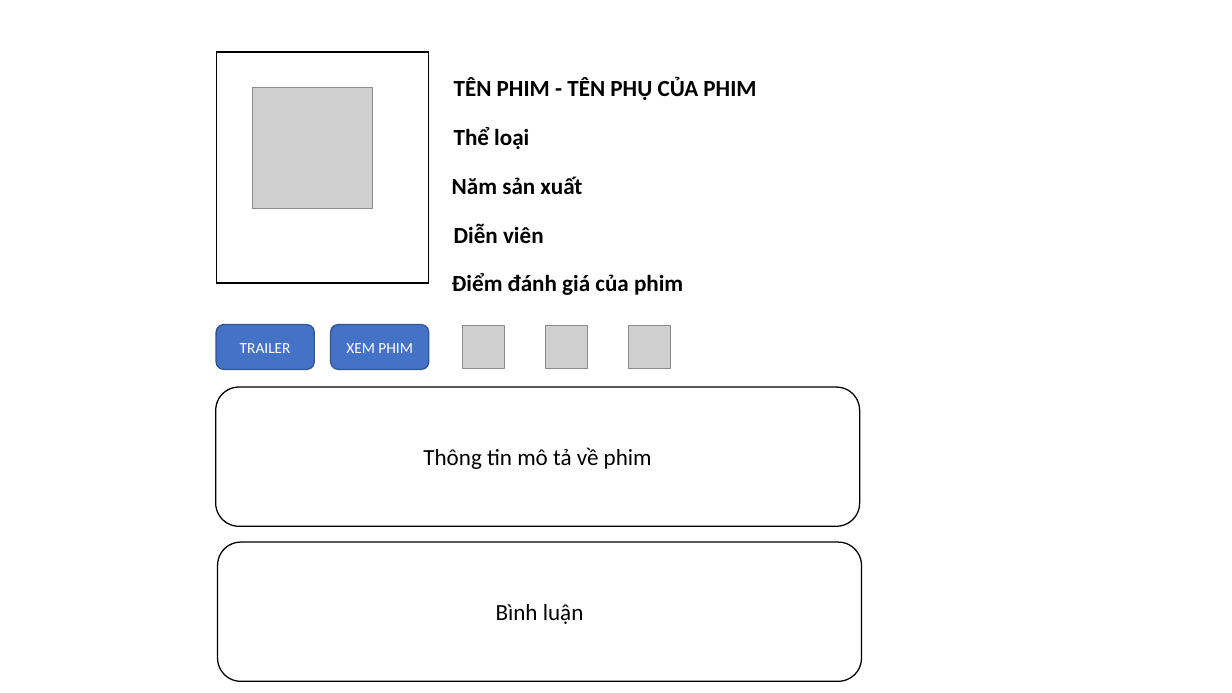
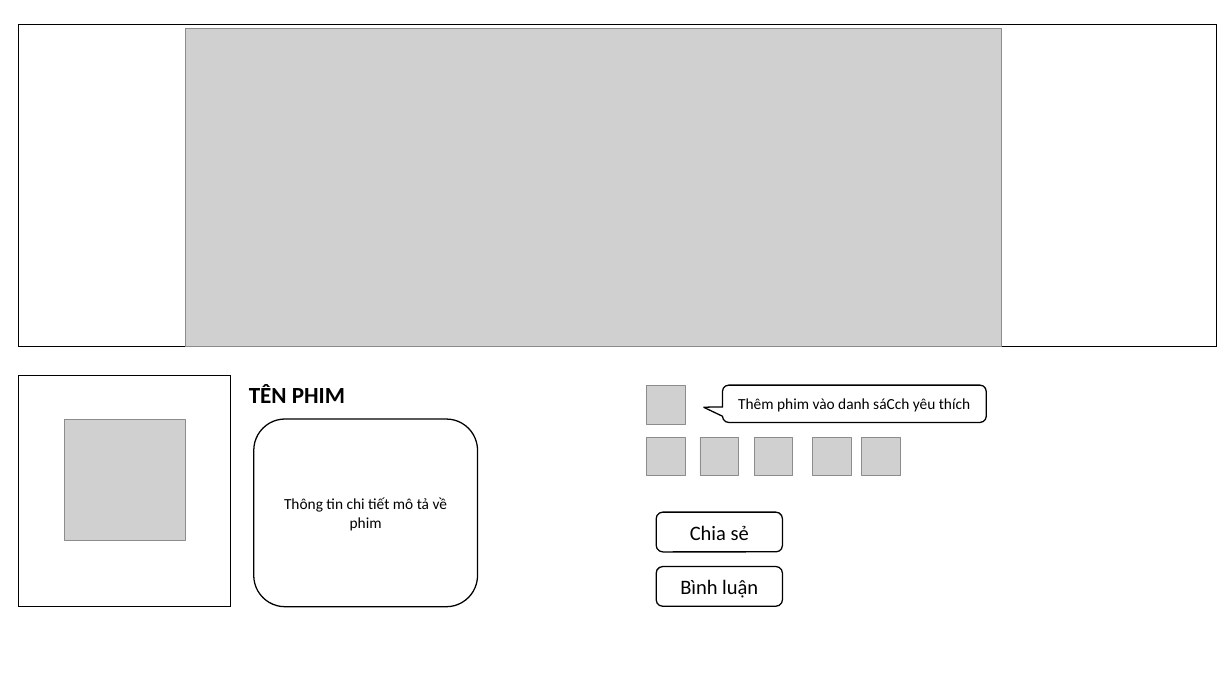
Before and after one commit to namnguyenbk/grad-thesis, a slide deck: slide 11 of Mockup-UI.pptx (slide 8 before the commit). Drawn at 1232x693 pixels with LibreOffice and Linux fonts; fonts in the diff are those of the drawing; grey boxes stand for pictures. Boxes give left, top, right and bottom in pixels: in the first picture for what was removed or moved away, otherwise in the second. Text is boxed around its words. In the diff, an @@ line names an element or a change of style, - is before the commit and + after.

```diff
--- a/Mockup-UI.pptx
+++ b/Mockup-UI.pptx
@@ rectangle resized from (x1=216, y1=52, x2=429, y2=283) to (x1=18, y1=25, x2=1216, y2=347) @@
@@ picture added at (x1=186, y1=29, x2=1002, y2=347) @@
@@ text removed at (x1=454, y1=127, x2=529, y2=149) @@
-Thể loại
@@ text removed at (x1=452, y1=176, x2=582, y2=194) @@
-Năm sản xuất
@@ text removed at (x1=454, y1=223, x2=544, y2=243) @@
-Diễn viên
@@ text removed at (x1=452, y1=273, x2=683, y2=295) @@
-Điểm đánh giá của phim
@@ rounded rectangle removed at (x1=216, y1=324, x2=314, y2=370) @@
-TRAILER
@@ rounded rectangle removed at (x1=331, y1=324, x2=429, y2=370) @@
-XEM PHIM
@@ picture removed at (x1=462, y1=326, x2=505, y2=369) @@
@@ picture removed at (x1=545, y1=326, x2=588, y2=369) @@
@@ picture removed at (x1=628, y1=326, x2=671, y2=369) @@
@@ rectangle added at (x1=18, y1=376, x2=231, y2=607), fill #FFFFFF, outline #000000 1 pt @@
@@ text at (x1=249, y1=384, x2=345, y2=403): text changed @@
-TÊN PHIM - TÊN PHỤ CỦA PHIM
+TÊN PHIM
@@ picture added at (x1=647, y1=386, x2=686, y2=425) @@
@@ rounded speech box added at (x1=723, y1=385, x2=986, y2=422), fill #FFFFFF, outline #000000 1 pt, 12 pt, text #000000 @@
+Thêm phim vào danh sáCch yêu thích
@@ picture moved from (x1=252, y1=88, x2=372, y2=208) to (x1=65, y1=419, x2=186, y2=540) @@
@@ rounded rectangle "Thông tin chi tiết mô ..." resized from (x1=215, y1=387, x2=860, y2=527) to (x1=254, y1=419, x2=478, y2=606) @@
@@ picture added at (x1=647, y1=437, x2=686, y2=476) @@
@@ picture added at (x1=701, y1=437, x2=739, y2=476) @@
@@ picture added at (x1=754, y1=437, x2=793, y2=476) @@
@@ picture added at (x1=813, y1=437, x2=852, y2=476) @@
@@ picture added at (x1=862, y1=437, x2=901, y2=476) @@
@@ text in rounded rectangle at (x1=284, y1=497, x2=447, y2=531): text changed; size 18 to 12 pt @@
-Thông tin mô tả về phim
+Thông tin chi tiết mô tả về phim
@@ rounded rectangle added at (x1=656, y1=512, x2=783, y2=552), fill #FFFFFF, outline #000000 1 pt, 16 pt, text #000000 @@
+Chia sẻ
@@ rounded rectangle "Bình luận" resized from (x1=217, y1=543, x2=861, y2=682) to (x1=656, y1=567, x2=783, y2=606) @@
@@ rounded rectangle "Bình luận" at (x1=656, y1=567, x2=783, y2=606): size 18 to 16 pt @@
```
Also in this commit, not shown: 6 other slides changed, 3 slides added, 6 other files.
